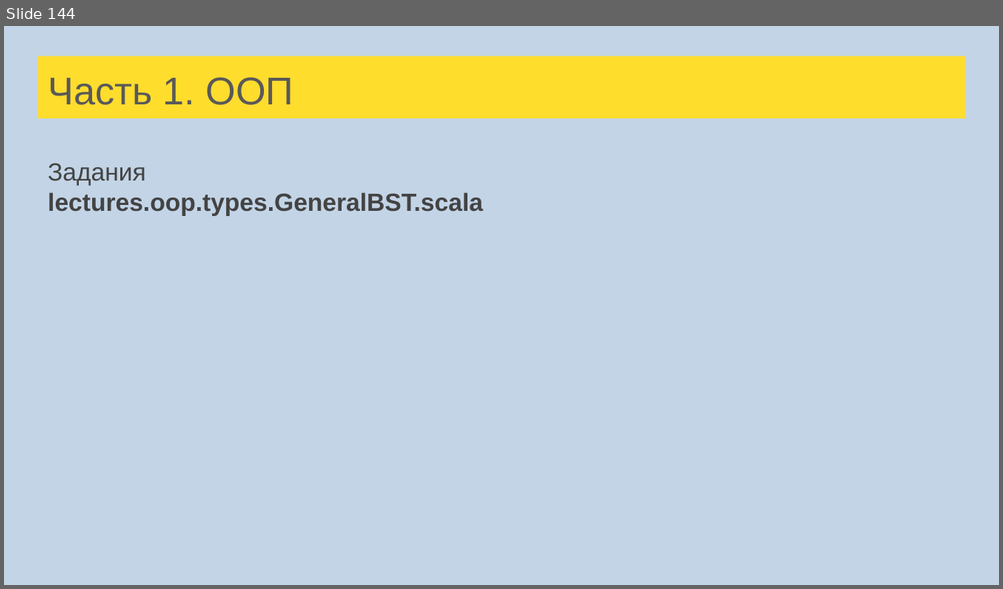
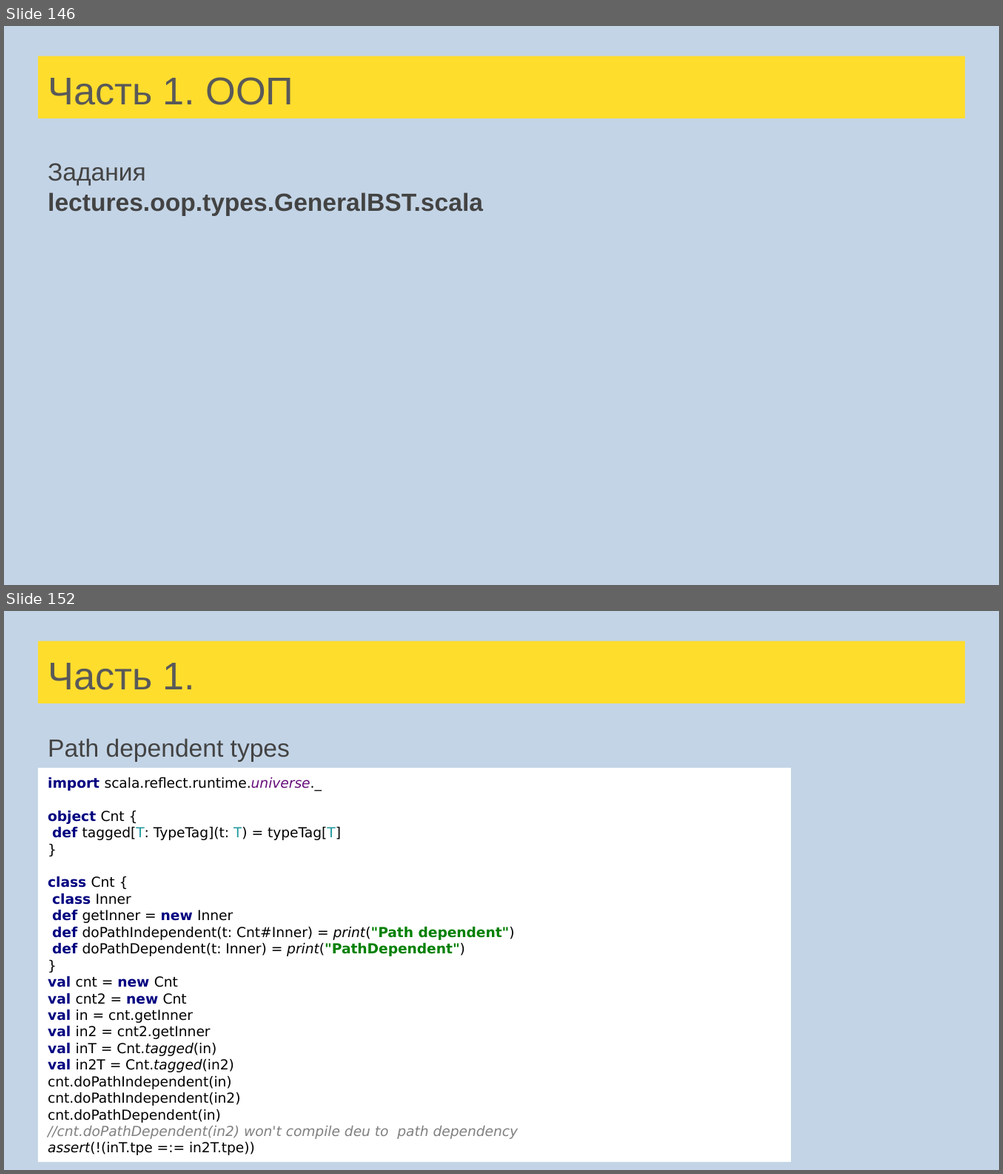
Before and after one commit to tralfamadore/ScalaLectures, a slide deck: src/main/resources/Лекции Scala для FinTech.pptx. Shown one above the other, each under a label of ours: slide 144 before the commit, slides 146 and 152 after it; the slides between them are not shown. The pictures are 1003x589 and 1003x1174 pixels, drawn with LibreOffice and Linux fonts; fonts in the diff are those of the drawing. Boxes give left, top, right and bottom in pixels: in the first picture for what was removed or moved away, otherwise in the second. Text is boxed around its words. In the diff, an @@ line names an element or a change of style, - is before the commit and + after.

```diff
--- a/src/main/resources/Лекции Scala для FinTech.pptx
+++ b/src/main/resources/Лекции Scala для FinTech.pptx
@@ slide 152 added at (4,611,999,1170), background #C3D4E6 @@
@@ title added at (38,641,965,703), fill #FFDD2D, 28 pt, text #595959 @@
+Часть 1.
@@ text added at (48,738,290,761), 18 pt, text #434343 @@
+Path dependent types
@@ rectangle added at (38,768,791,1163), fill #FFFFFF, 10 pt, text #000000 @@
+import scala.reflect.runtime.universe._
+object Cnt {
+def tagged[T: TypeTag](t: T) = typeTag[T]
+}
+class Cnt {
+class Inner
+def getInner = new Inner
+def doPathIndependent(t: Cnt#Inner) = print("Path dependent")
+def doPathDependent(t: Inner) = print("PathDependent")
+}
+val cnt = new Cnt
+val cnt2 = new Cnt
+val in = cnt.getInner
+val in2 = cnt2.getInner
+val inT = Cnt.tagged(in)
+val in2T = Cnt.tagged(in2)
+cnt.doPathIndependent(in)
+cnt.doPathIndependent(in2)
+cnt.doPathDependent(in)
+//cnt.doPathDependent(in2) won't compile deu to path dependency
+assert(!(inT.tpe =:= in2T.tpe))
@@ what was slide 144 is now slide 146 @@
```
Also in this commit, not shown: 3 slides changed, 16 other slides added, 2 slides removed, 4 other files.
